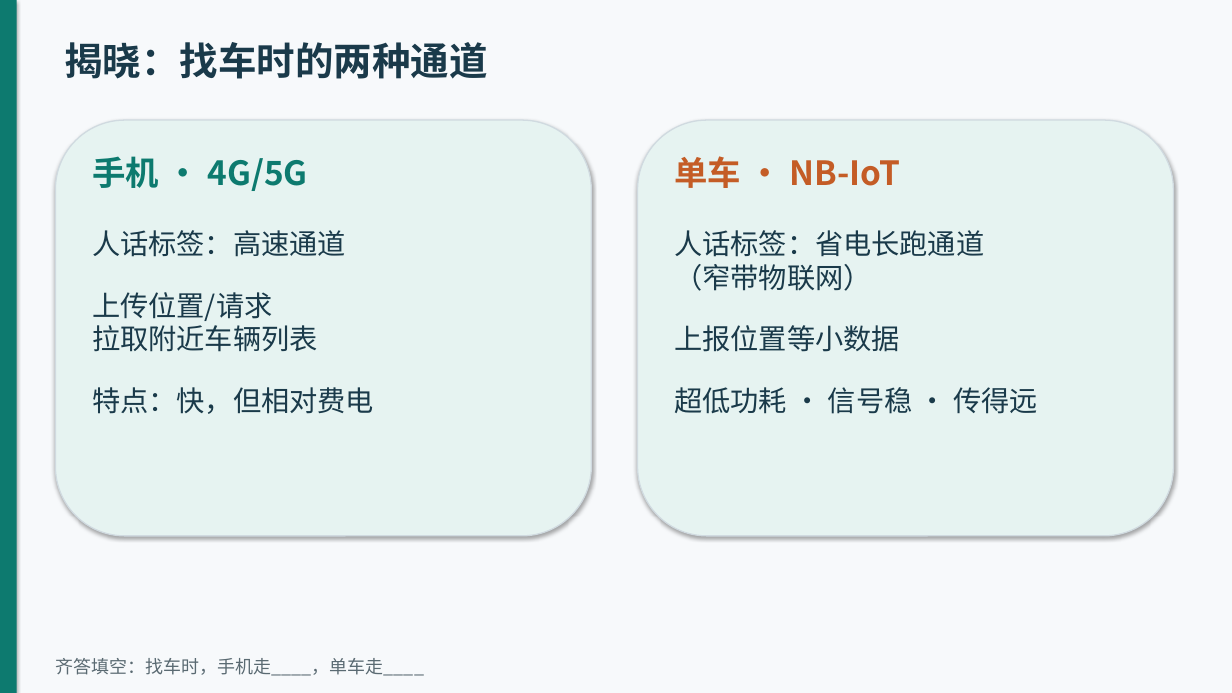
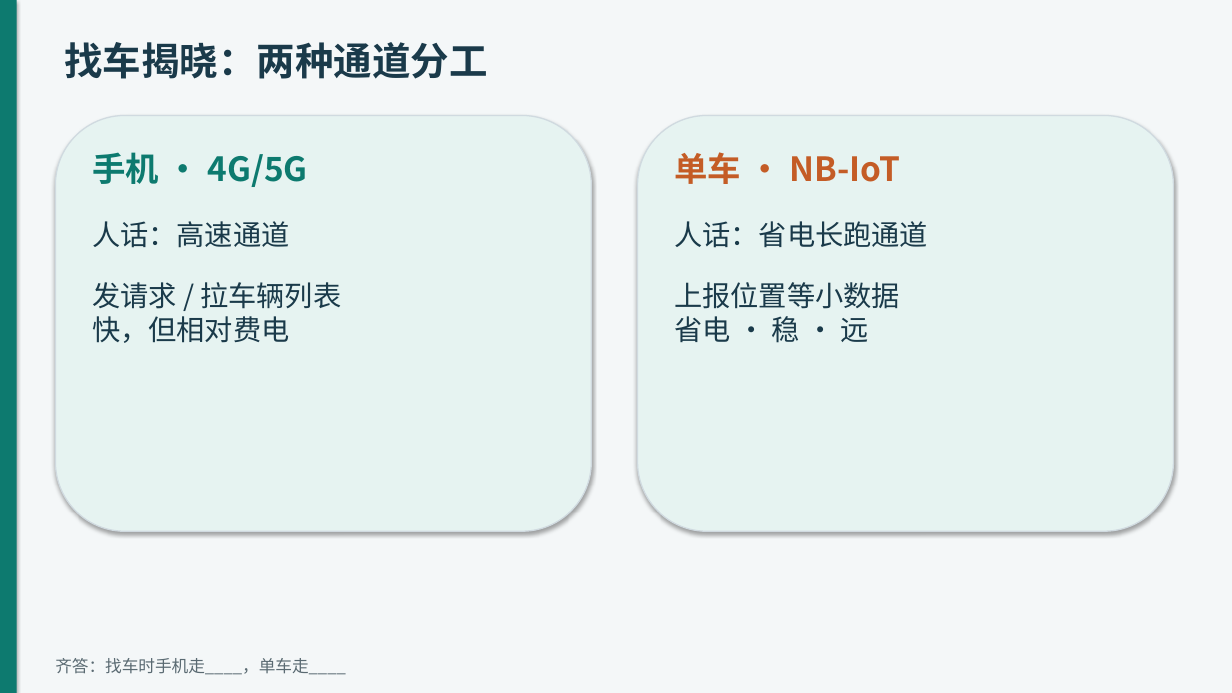
Before and after one commit to Estherqian24/EstherBlog, a slide deck: slide 7 of 第6课-试讲精简版-任务一二-20分钟.pptx (slide 6 before the commit). Drawn at 1232x693 pixels with LibreOffice and Linux fonts; fonts in the diff are those of the drawing. Boxes give left, top, right and bottom in pixels: in the first picture for what was removed or moved away, otherwise in the second. Text is boxed around its words. In the diff, an @@ line names an element or a change of style, - is before the commit and + after.

```diff
--- a/第6课-试讲精简版-任务一二-20分钟.pptx
+++ b/第6课-试讲精简版-任务一二-20分钟.pptx
@@ rectangle at (0, 0, 1232, 693): fill #F7F9FB to #F4F7F8 @@
@@ text at (64, 42, 487, 79): text changed @@
-揭晓：找车时的两种通道
+找车揭晓：两种通道分工
@@ 2 rounded rectangles, 1 text: place and size @@
-2 rounded rectangles, 1 text at (55, 120, 1174, 536)
+2 rounded rectangles, 1 text at (55, 116, 1174, 531)
@@ text "单车 · NB-IoT": place and size @@
-text "单车 · NB-IoT" at (674, 156, 901, 188)
+text "单车 · NB-IoT" at (674, 152, 901, 184)
@@ text at (92, 221, 341, 343): text changed @@
-人话标签：高速通道
-上传位置/请求
-拉取附近车辆列表
-特点：快，但相对费电
+人话：高速通道
+发请求 / 拉车辆列表
+快，但相对费电
@@ text "人话：省电长跑通道": place and size @@
-text "人话：省电长跑通道" at (674, 230, 1038, 414)
+text "人话：省电长跑通道" at (674, 221, 928, 343)
@@ text at (674, 221, 928, 248): text changed @@
-人话标签：省电长跑通道
-（窄带物联网）
+人话：省电长跑通道
@@ text at (674, 316, 868, 343): text changed @@
-超低功耗 · 信号稳 · 传得远
+省电 · 稳 · 远
@@ text at (55, 658, 346, 675): text changed; size 14 to 13 pt @@
-齐答填空：找车时，手机走____，单车走____
+齐答：找车时手机走____，单车走____
```
Also in this commit, not shown: 1 other slide changed, 9 slides added, 8 slides removed, 2 other files.
